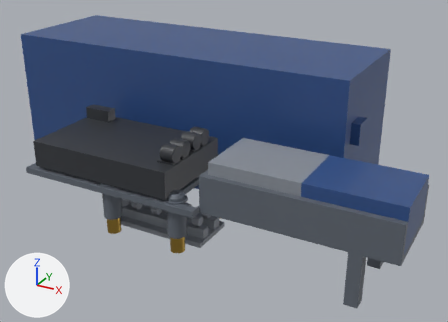
One commit to the glTF model redesign/blender/out/aircraft/glb/power.glb: the scene before it, then after it.
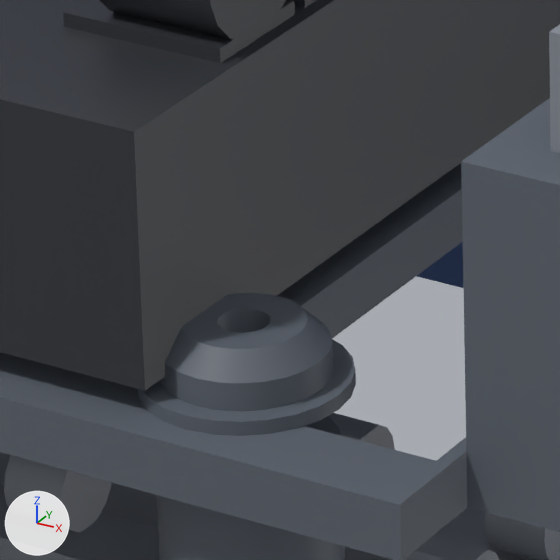
Each version appears first from a camera (50 mm lens) standing at (0.0854, -0.1995, 0.1252) and looking at (-0.0075, -0.0305, 0.0407), and next in a close-up on the part from 34% to 47% of the width and 49% to 68% of the height. The axes (+X, +Y, +Z) are drawn at lower left. The lights are the same throughout. The last two pictures show the newer version. Vertices at exactly the same position are counted once.

Objects in the first close-up: 'PWR-001', 'PWR-002', 'PWR-003', 'PWR-004', 'PWR-006', 'PWR-101', 'PWR-102', 'PWR-103'.
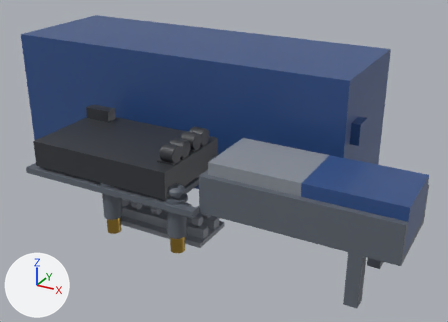
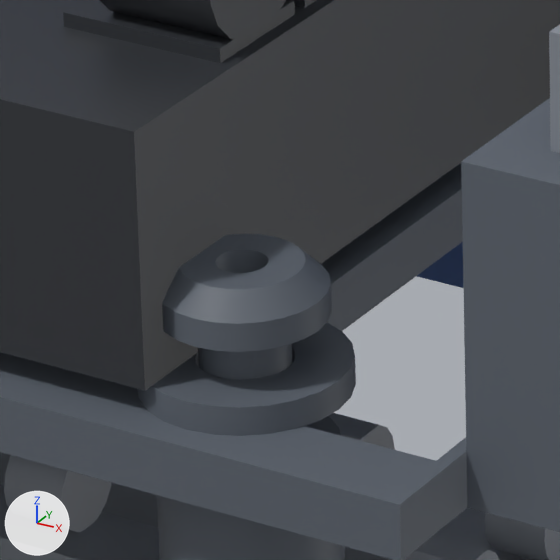
Location of each change, (x1, y1, x2, y2) in pixels of the close-ups (560 x 560 px; the box of a moved part takes in the faces that stretch with it):
'PWR-101', moved
    before: (159, 292, 333, 411)
    after: (162, 234, 332, 380)
'PWR-103', rescaled
    before: (137, 339, 356, 436)
    after: (137, 323, 356, 436)
part 1 of me_pwr_003, moved or reshaped
    both: (134, 0, 560, 390)

The change, as a list of edits to the scene's bpy script:
```text
Change me_pwr_003:
    used by ob_pwr_003; location = (0.0, 0.0, 0.0)
    remove me_pwr_003.from_pydata(...)  # 544 vertices, 1092 faces; spans x -0.062..-0.01, y -0.0624..-0.0303, z 0.0396..0.054
    add me_pwr_003.from_pydata(...)  # 658 vertices, 1320 faces; spans x -0.062..-0.01, y -0.0624..-0.0303, z 0.0396..0.054
    me_pwr_003 part 1: 8 vertices moved from x -0.0349..-0.0311, y -0.0325..-0.0311, z 0.0396..0.0401 to x -0.0342..-0.032, y -0.0342..-0.0323, z 0.0396..0.0412; 177 vertices removed from x -0.0363..-0.01, y -0.0612..-0.0311, z 0.0396..0.0409; 241 vertices added at x -0.0363..-0.01, y -0.0612..-0.0311, z 0.0396..0.043
    other edits to the shape of me_pwr_003 do not show in these pictures
Change me_pwr_103:
    used by ob_pwr_103; location = (0.0, 0.0, 0.0)
    remove me_pwr_103.from_pydata(...)  # 384 vertices, 768 faces; spans x -0.037..-0.005, y -0.0624..-0.0303, z 0.0386..0.0391
    add me_pwr_103.from_pydata(...)  # 384 vertices, 768 faces; spans x -0.037..-0.005, y -0.0624..-0.0303, z 0.0386..0.0396
    me_pwr_103 part 2: the whole mesh is scaled about its middle by (1, 1, 2), then moved by (0.0, 0.0, 0.0003)
Change me_pwr_101:
    used by ob_pwr_101; location = (0.0, 0.0, 0.0)
    remove me_pwr_101.from_pydata(...)  # 702 vertices, 1388 faces; spans x -0.0363..-0.0057, y -0.0617..-0.0311, z 0.0211..0.0409
    add me_pwr_101.from_pydata(...)  # 702 vertices, 1388 faces; spans x -0.0363..-0.0057, y -0.0617..-0.0311, z 0.0232..0.043
    me_pwr_101 part 3: the whole mesh is moved by (0.0, 0.0, 0.0021)
```
